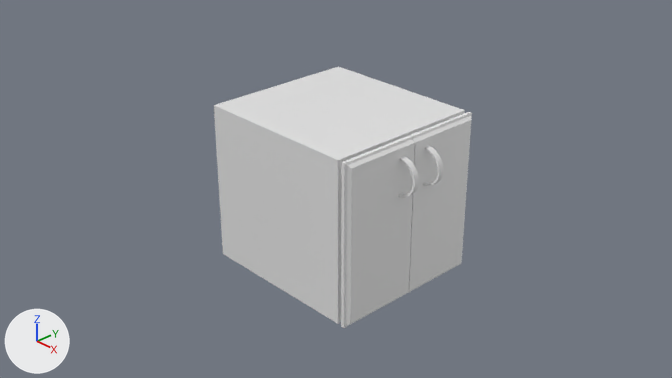
A saved change to the Blender file Assets/Blender Models/Cabinet.blend.
Before and after are seen from the file's camera 'Camera'. Lighting does not change. The marker at lower left points along +X, +Y and +Z.

The older version as bpy lines, for what is in view:
```python
mat_material = principled_material('Material')
mat_material.base_color = (0.8, 0.8, 0.8)  # white #e7e7e7
mat_material.roughness = 0.4
me_cube = bpy.data.meshes.new('Cube')
me_cube.from_pydata(...)  # 24 vertices, 25 faces; spans x -1.0..1.1, y -1.0..1.0, z -1.0..1.0
me_cube.materials.append(mat_material)  # white #e7e7e7
me_cube_001 = bpy.data.meshes.new('Cube.001')
me_cube_001.from_pydata(...)  # 24 vertices, 20 faces; spans x -1.0..-0.91, y 0.0..1.0, z -1.0..1.0
me_cube_003 = bpy.data.meshes.new('Cube.003')
me_cube_003.from_pydata(...)  # 24 vertices, 20 faces; spans x -1.0..-0.91, y 0.0..1.0, z -1.0..1.0
me_cylinder = bpy.data.meshes.new('Cylinder')
me_cylinder.from_pydata(...)  # 68 vertices, 66 faces; spans x 1.246..1.478, y -0.232..0.232, z -0.225..-0.153
me_cylinder_001 = bpy.data.meshes.new('Cylinder.001')
me_cylinder_001.from_pydata(...)  # 68 vertices, 66 faces; spans x 1.246..1.478, y -0.232..0.232, z -0.225..-0.153
ob_cube = bpy.data.objects.new('Cube', me_cube)
ob_cube.location = (0.0, 0.0, 0.0)
ob_cube_001 = bpy.data.objects.new('Cube.001', me_cube_001)
ob_cube_001.location = (2.164, 0.0, 0.0)
ob_cube_002 = bpy.data.objects.new('Cube.002', me_cube_003)
ob_cube_002.location = (2.164, -0.01, 0.0)
ob_cube_002.rotation_euler = (-3.142, 0.0, 0.0)  # degrees (-180, 0, 0)
ob_cylinder = bpy.data.objects.new('Cylinder', me_cylinder)
ob_cylinder.location = (0.0, 0.0, 0.61)
ob_cylinder.rotation_euler = (1.571, 0.0, 0.0)  # degrees (90, 0, 0)
ob_cylinder_001 = bpy.data.objects.new('Cylinder.001', me_cylinder_001)
ob_cylinder_001.location = (0.0, -0.397, 0.61)
ob_cylinder_001.rotation_euler = (1.571, 0.0, 0.0)  # degrees (90, 0, 0)
```
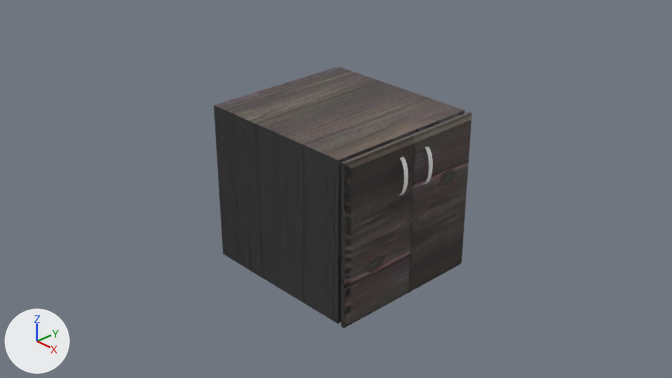
Where the change shows, as pixel boxes [x1, y1, x2, y2] in the pictures (672 x 378 px):
'Cube', surface changed (white to grey)
    both: [214, 67, 465, 324]
'Cube.002', surface changed, recoloured (grey to black)
    both: [341, 136, 415, 328]
'Cube.001', surface changed, recoloured (grey to black)
    both: [406, 112, 472, 294]
'Cylinder.001', moved, rescaled (55% narrower, 7% shorter)
    before: [398, 156, 419, 198]
    after: [399, 157, 408, 196]
'Cylinder', moved, rescaled
    before: [423, 146, 443, 186]
    after: [423, 147, 433, 185]

The change, as a list of edits to the scene's bpy script:
```text
Add img_wood_norm_jpg:
    img_wood_norm_jpg = load_image('wood_norm.jpg', '../Textures/wood_norm.jpg', 1024, 1024, 'sRGB')
Add img_cabinet:
    img_cabinet = load_image('Cabinet', '../Textures/wood.jpg', 1024, 1024, 'sRGB')
Change mat_material:
    add n2 = _N.new('ShaderNodeTexImage'); n2.name = 'Image Texture'
    add n2.image = img_cabinet
    add n3 = _N.new('ShaderNodeTexImage'); n3.name = 'Image Texture.001'
    add n3.image = img_wood_norm_jpg
    where n1 = _N.new('ShaderNodeBsdfPrincipled'); n1.name = 'Principled BSDF'
    add _L.new(n2.outputs[0], n1.inputs[0])  # 'Color' to 'Base Color'
    add _L.new(n3.outputs[0], n1.inputs[5])  # 'Color' to 'Normal'
Change me_cube_001:
    where me_cube_001.from_pydata(...)  # 24 vertices, 20 faces; spans x -1.0..-0.91, y 0.0..1.0, z -1.0..1.0
    add me_cube_001.materials.append(mat_material)
Change me_cube_003:
    where me_cube_003.from_pydata(...)  # 24 vertices, 20 faces; spans x -1.0..-0.91, y 0.0..1.0, z -1.0..1.0
    add me_cube_003.materials.append(mat_material)
Change ob_cylinder:
    ob_cylinder.location: (0.0, 0.0, 0.61) -> (0.756, 0.0, 0.61)
    ob_cylinder.scale: (1.0, 1.0, 1.0) -> (0.389, 1.0, 1.0)
Change ob_cylinder_001:
    ob_cylinder_001.location: (0.0, -0.397, 0.61) -> (0.756, -0.397, 0.61)
    ob_cylinder_001.scale: (1.0, 1.0, 1.0) -> (0.389, 1.0, 1.0)
```
